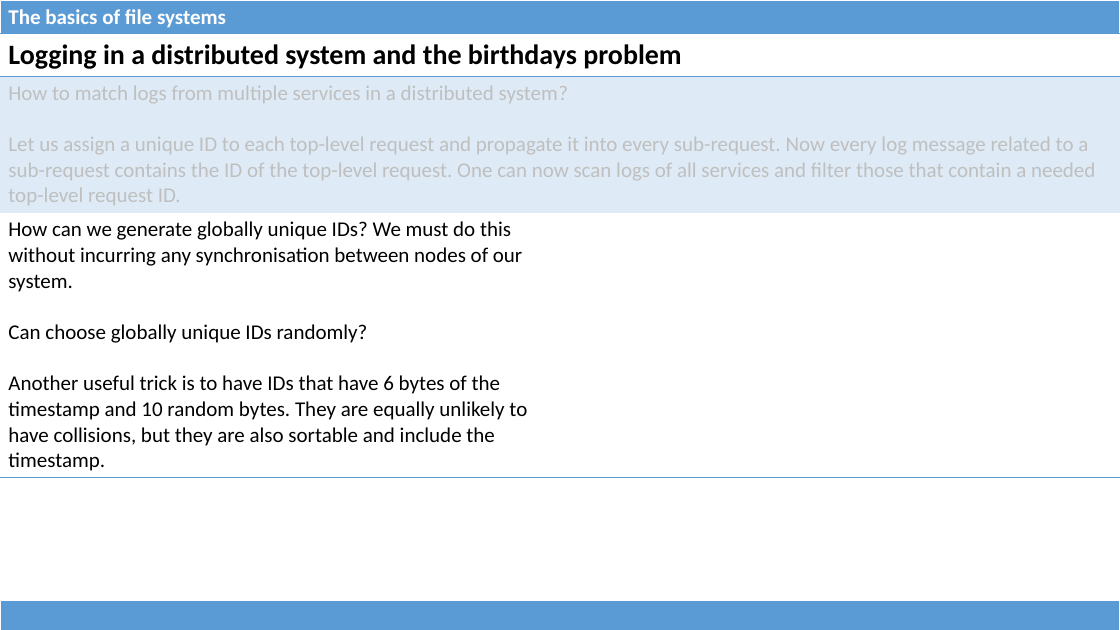
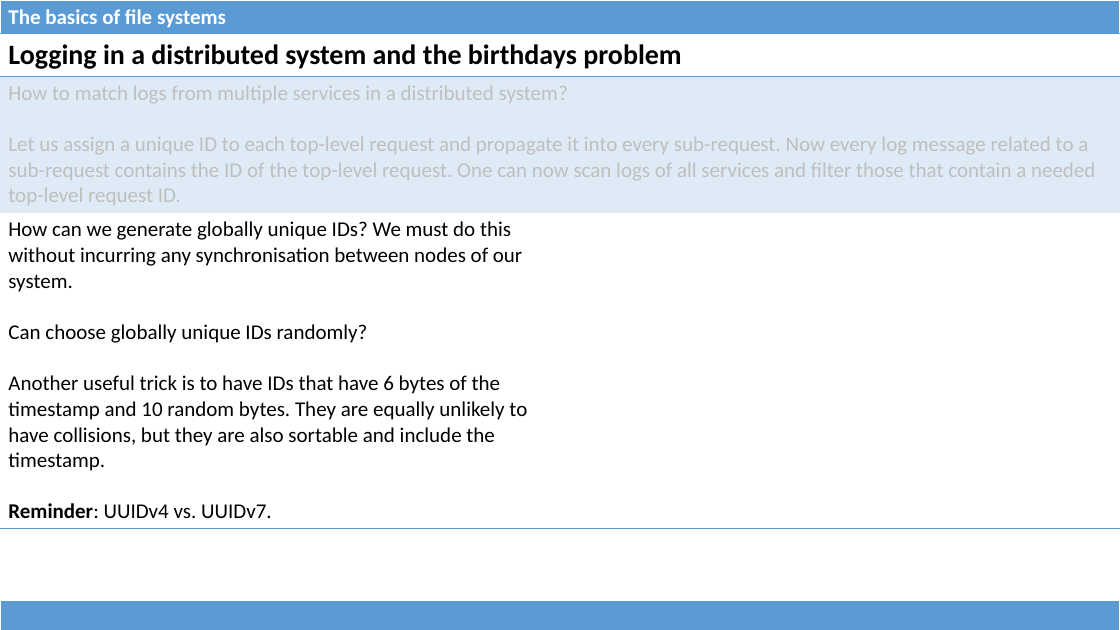
Before and after one commit to dominiquelefevre/filesystems-101-jb, a slide deck: slide 61 of talks/src/class09.pptx (slide 60 before the commit). Drawn at 1120x630 pixels with LibreOffice and Linux fonts; fonts in the diff are those of the drawing. Boxes give left, top, right and bottom in pixels: in the first picture for what was removed or moved away, otherwise in the second. Text is boxed around its words. In the diff, an @@ line names an element or a change of style, - is before the commit and + after.

```diff
--- a/talks/src/class09.pptx
+++ b/talks/src/class09.pptx
@@ table at <box>0,34,1120,522</box> @@
-row 3, column 1: How can we generate globally unique IDs? We must do this without incurring any synchronisation between nodes of our system. / Can choose globally unique IDs randomly? / Another useful trick is to have IDs that have 6 bytes of the timestamp and 10 random bytes. They are equally unlikely to have collisions, but they are also sortable and include the timestamp.
+row 3, column 1: How can we generate globally unique IDs? We must do this without incurring any synchronisation between nodes of our system. / Can choose globally unique IDs randomly? / Another useful trick is to have IDs that have 6 bytes of the timestamp and 10 random bytes. They are equally unlikely to have collisions, but they are also sortable and include the timestamp. / Reminder: UUIDv4 vs. UUIDv7.
```
Also in this commit, not shown: 1 slide added, 2 other files.
